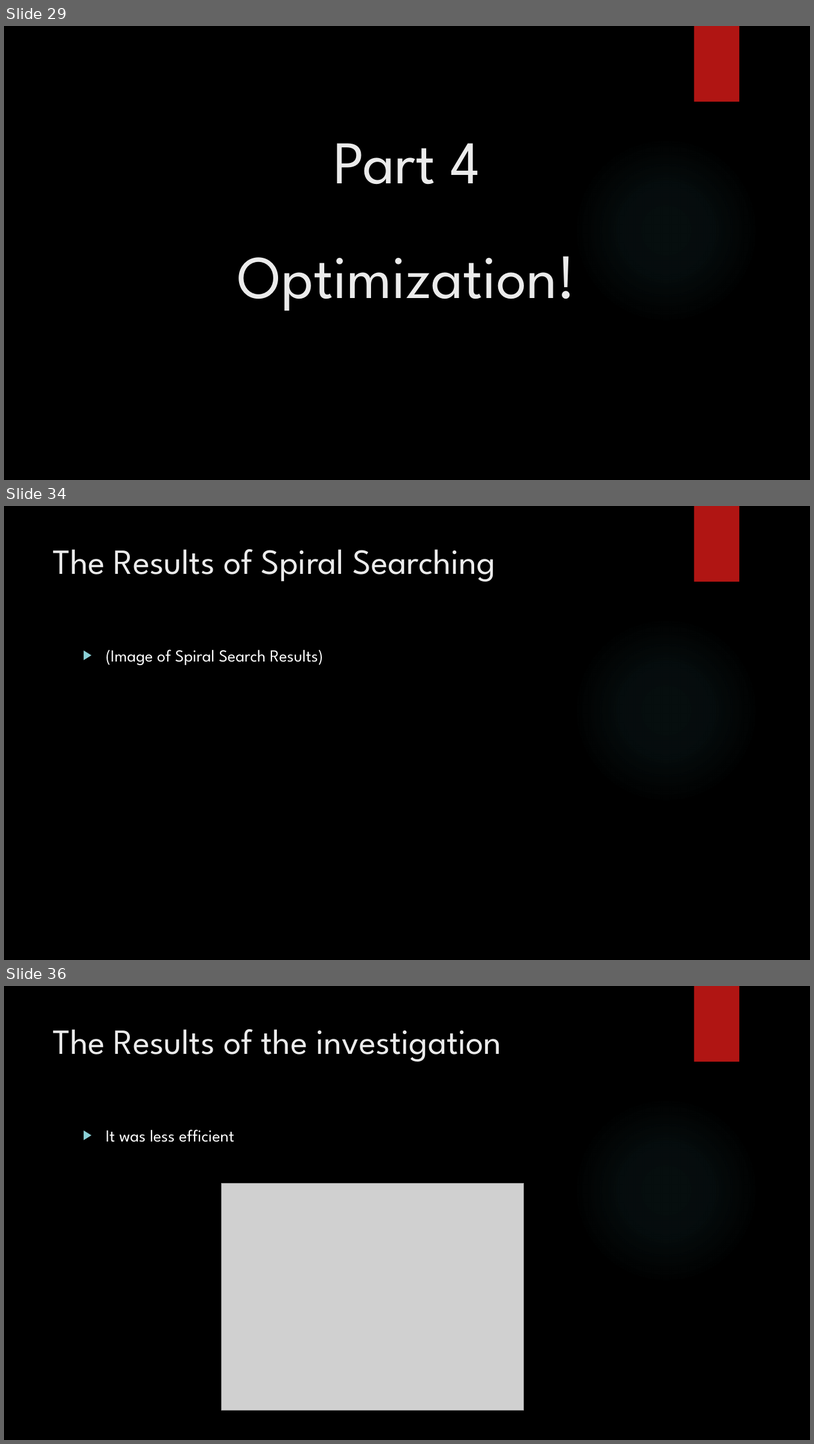
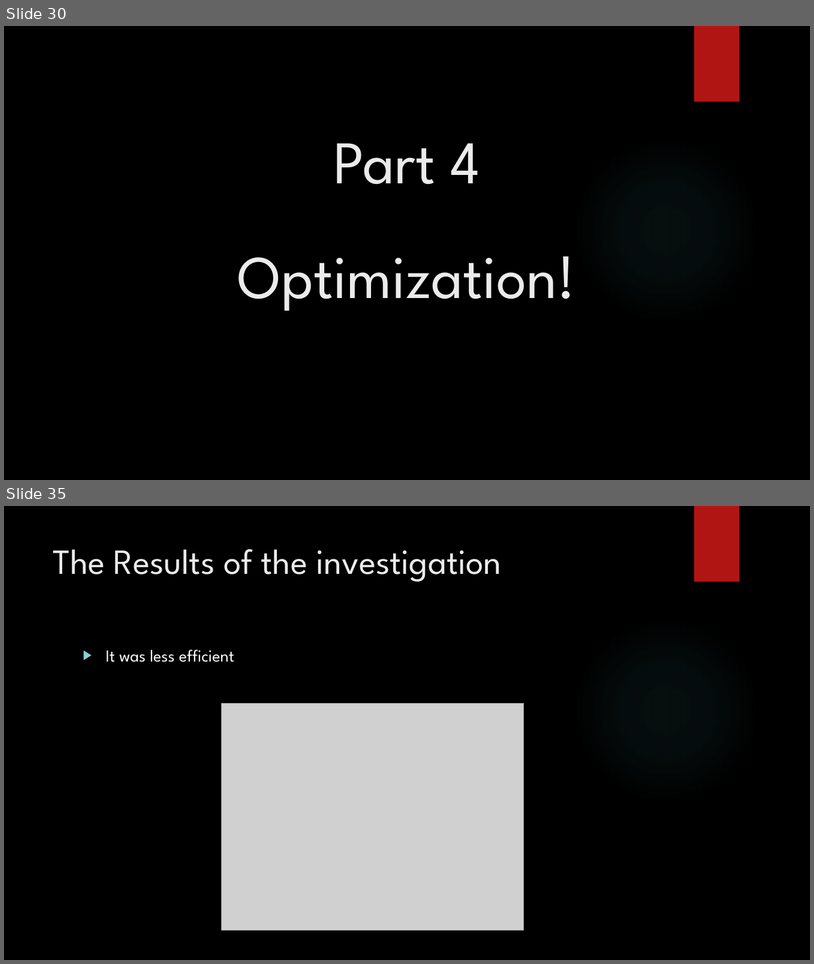
Before and after one commit to jaminologist/GopherLife, a slide deck: GopherLife.pptx. Shown one above the other, each under a label of ours: slides 29, 34 and 36 before the commit, slides 30 and 35 after it; the slides between them are not shown. The pictures are 814x1444 and 814x964 pixels, drawn with LibreOffice and Linux fonts; fonts in the diff are those of the drawing; grey boxes stand for pictures; background and template pictures are left out. Boxes give left, top, right and bottom in pixels: in the first picture for what was removed or moved away, otherwise in the second. Text is boxed around its words. In the diff, an @@ line names an element or a change of style, - is before the commit and + after.

```diff
--- a/GopherLife.pptx
+++ b/GopherLife.pptx
@@ slide 34 removed at (4, 506, 810, 960), background picture (left out); not listed: 2 template elements that a slide beside it also shows @@
@@ title removed at (53, 549, 496, 582) @@
-The Results of Spiral Searching
@@ text removed at (106, 649, 323, 665) @@
-▶ (Image of Spiral Search Results)
@@ what was slide 29 is now slide 30 @@
@@ what was slide 36 is now slide 35 @@
```
Also in this commit, not shown: 7 slides changed, 14 slides added, 8 other slides removed, 9 other files.
